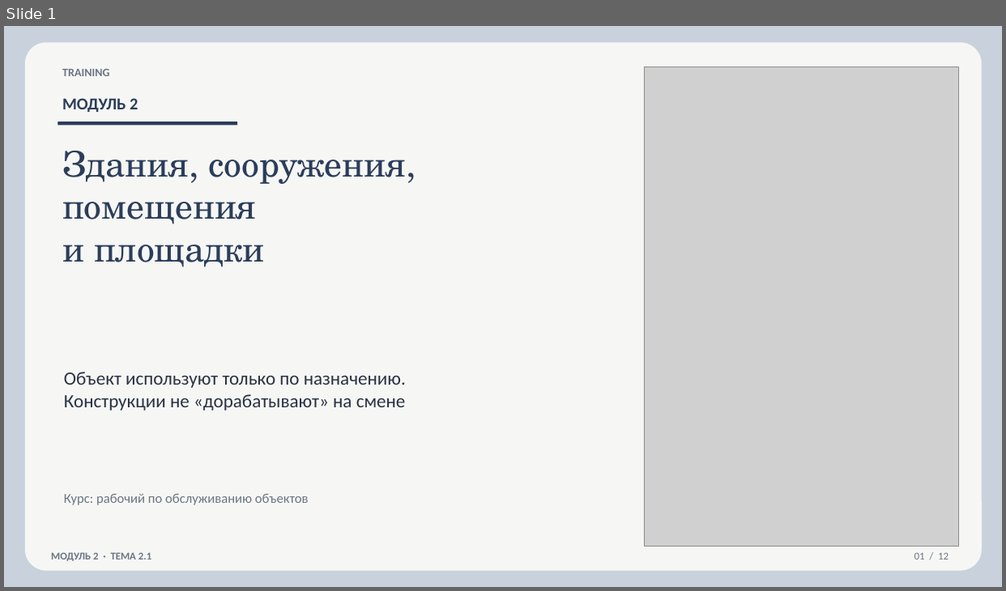
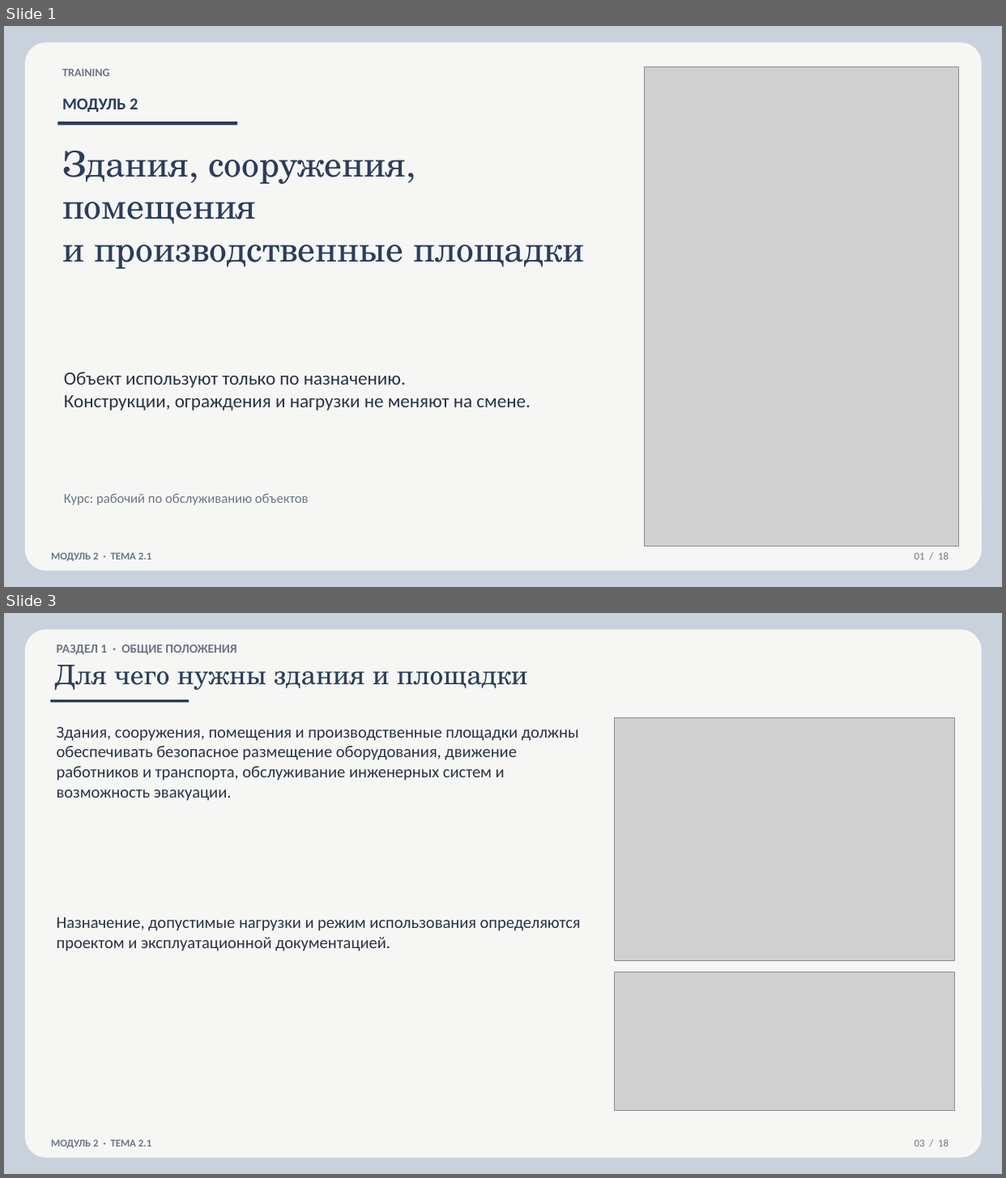
Before and after one commit to lysakalenushka-hash/-, a slide deck: 2.1_Здания_сооружения_площадки.pptx. Shown one above the other, each under a label of ours: slide 1 before the commit, slides 1 and 3 after it; the slides between them are not shown. The pictures are 1006x591 and 1006x1178 pixels, drawn with LibreOffice and Linux fonts; fonts in the diff are those of the drawing; grey boxes stand for pictures. Boxes give left, top, right and bottom in pixels: in the first picture for what was removed or moved away, otherwise in the second. Text is boxed around its words. In the diff, an @@ line names an element or a change of style, - is before the commit and + after.

```diff
--- a/2.1_Здания_сооружения_площадки.pptx
+++ b/2.1_Здания_сооружения_площадки.pptx
@@ slide 3 added at bbox=[4, 613, 1002, 1174], background #FFFFFF @@
@@ rectangle added at bbox=[4, 613, 1002, 1174], fill #C9D2DC @@
@@ rounded rectangle added at bbox=[25, 629, 982, 1158], fill #F6F7F4 @@
@@ text added at bbox=[57, 645, 236, 655], 12 pt, text #6B7584, bold @@
+РАЗДЕЛ 1 · ОБЩИЕ ПОЛОЖЕНИЯ
@@ text added at bbox=[55, 665, 528, 690], 26 pt, text #2C3D5B @@
+Для чего нужны здания и площадки
@@ rectangle added at bbox=[50, 700, 189, 703], fill #2C3D5B @@
@@ text added at bbox=[57, 726, 579, 801], 16 pt, text #2A3344 @@
+Здания, сооружения, помещения и производственные площадки должны обеспечивать безопасное размещение оборудования, движение работников и транспорта, обслуживание инженерных систем и возможность эвакуации.
@@ picture added at bbox=[614, 717, 955, 961] @@
@@ text added at bbox=[57, 918, 581, 952], 16 pt, text #2A3344 @@
+Назначение, допустимые нагрузки и режим использования определяются проектом и эксплуатационной документацией.
@@ picture added at bbox=[614, 973, 955, 1111] @@
@@ text added at bbox=[51, 1139, 151, 1148], 10 pt, text #6B7584, bold @@
+МОДУЛЬ 2 · ТЕМА 2.1
@@ text added at bbox=[914, 1139, 948, 1147], 10 pt, text #6B7584 @@
+03 / 18
@@ slide 1 changed as well @@
@@ text at bbox=[62, 151, 584, 269]: text changed @@
-Здания, сооружения,
-помещения
-и площадки
+Здания, сооружения,
+помещения
+и производственные площадки
@@ text at bbox=[64, 372, 530, 411]: text changed @@
-Объект используют только по назначению.
-Конструкции не «дорабатывают» на смене
+Объект используют только по назначению.
+Конструкции, ограждения и нагрузки не меняют на смене.
@@ text at bbox=[914, 552, 948, 560]: text changed @@
-01 / 12
+01 / 18
```
Also in this commit, not shown: 4 other slides changed, 12 other slides added, 7 slides removed, 11 other files.
